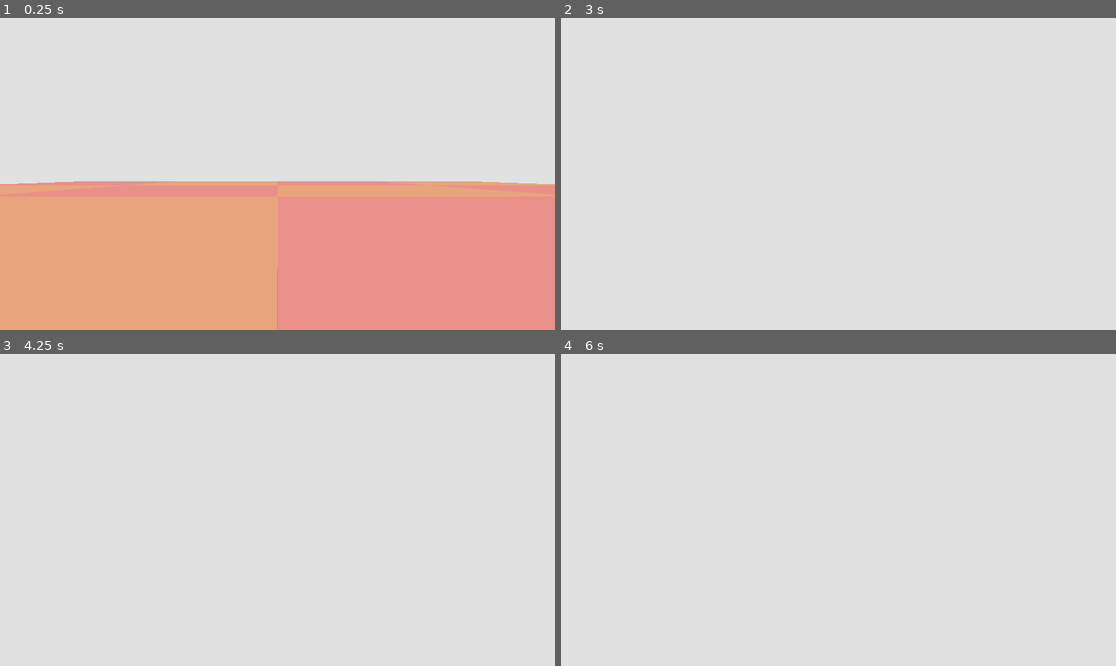
Above: before the commit, frames 1-4 (two rows, left to right).
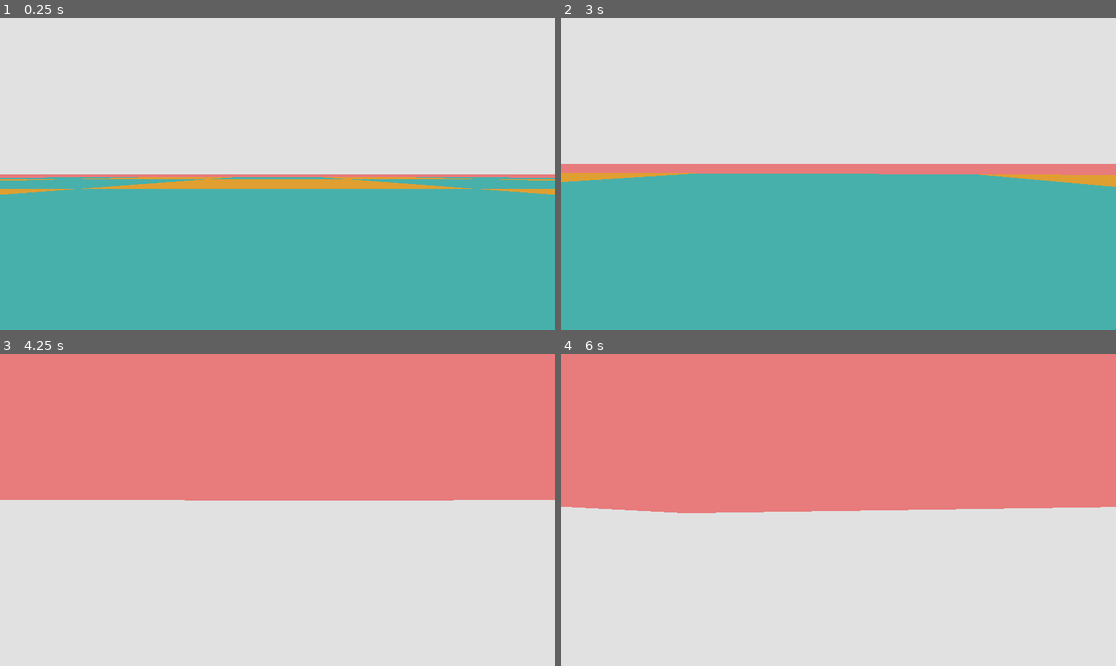
Above: after the commit, the same moments.

Repository: DawoodBhatti/shader-library
Game: Godot game, scene res://test_level/test_level.tscn
Two runs of this game, one before a commit and one after it. Both use one fixed random seed, a clock stepped at 60 frames per second and the inputs below.
Inputs (mouse positions are in pixels of both pictures, inside the frame that each line leads up to):
- Up to frame 1 (0.25 s): no input
- Up to frame 2 (3 s): tap Enter at 0.5 s; move the mouse to (866, 174) at 0.52 s; hold Shift (shift) 0.53-1.28 s; hold W (move_forward) from 0.53 s (still down); tap Space (jump) at 0.77, 1.52 s; move the mouse to (810, 174) at 1.27 s; tap Shift (shift) at 1.35, 2.85 s; move the mouse to (849, 167) at 2.02 s; hold Shift (shift) 2.03-2.78 s; move the mouse to (832, 180) at 2.77 s
- Up to frame 3 (4.25 s): keep holding W (move_forward); tap Space (jump) at 3.02, 3.77 s; move the mouse to (316, 513) at 3.52 s; hold Shift (shift) from 3.53 s (still down)
- Up to frame 4 (6 s): move the mouse to (794, 506) at 4.27 s; release Shift (shift) at 4.28 s; tap Shift (shift) at 4.35, 5.85 s; tap Space (jump) at 4.52, 5 s; move the mouse to (844, 510) at 5.02 s; hold Shift (shift) 5.03-5.78 s; move the mouse to (816, 503) at 5.77 s; release W (move_forward) at 5.78 s; hold D (move_right) from 5.78 s (still down)

The runs differ from the first frame. In frame 1, 50% of the frame differs, in the area x 0-100%, y 50-100%; in frame 2, 53%, in the area x 0-100%, y 46-100%; in frame 3, 47%; in frame 4, 50%.

Commit message:
floor shader tweaks

Diff:
--- a/test_level/debug.gd
+++ b/test_level/debug.gd
@@ -12,3 +12,36 @@
 	# Recurse into children
 	for child in node.get_children():
 		print_all_nodes(child)
+
+
+
+#spawns a single debug sphere and returns the SphereMesh instance
+func spawn_debug_sphere(
+		position: Vector3 = Vector3.ZERO,
+		radius: float = 0.1,
+		color: Color = Color(1, 0, 0, 1)
+	) -> SphereMesh:
+
+	var sphere_m3d := MeshInstance3D.new()
+	var mesh := SphereMesh.new()
+
+	mesh.radius = radius
+	mesh.height = radius * 2.0
+	mesh.radial_segments = 32
+	mesh.rings = 16
+
+	sphere_m3d.mesh = mesh
+
+	# Simple unshaded material
+	var mat := StandardMaterial3D.new()
+	mat.albedo_color = color
+	mat.shading_mode = BaseMaterial3D.SHADING_MODE_UNSHADED
+	sphere_m3d.set_surface_override_material(0, mat)
+
+	# Add to the scene FIRST
+	add_child(sphere_m3d)
+
+	# Now it's safe to set global transform
+	sphere_m3d.global_transform = Transform3D(Basis(), position)
+
+	return mesh
--- a/test_level/floor/floor.gd
+++ b/test_level/floor/floor.gd
@@ -4,37 +4,72 @@
 @onready var static_body: StaticBody3D = $StaticBody3D
 @onready var collision_shape: CollisionShape3D = $StaticBody3D/CollisionShape3D
 
-#horizontal dimensions
-@export var floor_width: float = 40.0
-@export var floor_depth: float = 40.0
+#dimensions of floor plane
+@export var visible_floor_length: int = 1000
+
+#horizontal dimensions of floor collision shape
+@export var solid_floor_length: int = 100
+
+@export var num_squares: int = 5
 
 #vertical dimensions
-@export var floor_height: float = 0.0
+@export var floor_height: int = 0
 
 # Load the material relative to this folder
 # Preload only works if the target file is visible at compile time
-# Load exectues at runtime so the target file should always be visible
+# Load exectues at runtime so the target file will always be available
 @onready var pattern_material: ShaderMaterial = load("res://test_level/floor/materials/pattern_chessboard.tres")
+
 
 func _ready() -> void:
 	_setup_mesh()
-	_setup_collision()
+	_setup_collision_shape()
+	_setup_shader()
+
+
+func _setup_shader():
+
+	pattern_material.set_shader_parameter("visible_floor_length", visible_floor_length)
+	pattern_material.set_shader_parameter("solid_floor_length", solid_floor_length)
+	pattern_material.set_shader_parameter("squares", num_squares)
+
+
+	#ensure the value we pass here to the shader is an integer
+	assert((solid_floor_length % num_squares) == 0, "solid_floor_length must divide evenly by num_squares")
+
+	pattern_material.set_shader_parameter("square_length", solid_floor_length / num_squares)
+
+	print()
+	print("visible_floor_length: ", visible_floor_length)
+	print("solid_floor_length: ", solid_floor_length)
+	print("square_length: ", solid_floor_length / num_squares)
+	print("squares: ", num_squares)
+	print("color_1: ", pattern_material.get_shader_parameter("color_1"))
+	print("color_2: ", pattern_material.get_shader_parameter("color_2"))
+	print()
 
 
 func _setup_mesh() -> void:
-	var box := BoxMesh.new()
-	box.size = Vector3(floor_width, floor_height, floor_depth)
-	mesh_instance.mesh = box
+
+	#note that uvs for box mesh are wrapped to each cube's side
+	#but for a plane mesh they perfectly span 0-1 across the area
+
+
+	var plane := PlaneMesh.new()
+	plane.size = Vector2(visible_floor_length, visible_floor_length)
+	mesh_instance.mesh = plane
 	mesh_instance.material_override = pattern_material
 
-	#move center to global 0
-	#mesh_instance.position = -box.size/2
+	print("visible floorplane size: ", plane.size)
 
 
-func _setup_collision() -> void:
+
+func _setup_collision_shape() -> void:
 	var box := BoxShape3D.new()
-	box.size = Vector3(floor_width, floor_height, floor_depth)
+	box.size = Vector3(solid_floor_length, floor_height, solid_floor_length)
 	collision_shape.shape = box
+
+	print("collision shape size: ", box.size)
 
 	static_body.collision_layer = 1
 	static_body.collision_mask = 1
--- a/test_level/floor/materials/pattern_chessboard.tres
+++ b/test_level/floor/materials/pattern_chessboard.tres
@@ -5,6 +5,9 @@
 [resource]
 render_priority = 0
 shader = ExtResource("1_f04md")
-shader_parameter/color_white = Color(1, 0.74509805, 0.12941177, 0.39215687)
-shader_parameter/color_grey = Color(1, 0.20392157, 0.52156866, 0.39215687)
-shader_parameter/squares = 12.0
+shader_parameter/color_1 = Color(0.9372549, 0.6666667, 0.20784314, 1)
+shader_parameter/color_2 = Color(0.23921569, 0.7176471, 0.6862745, 0.90588236)
+shader_parameter/solid_width = 0
+shader_parameter/solid_depth = 0
+shader_parameter/squares = 0
+shader_parameter/square_length = 0.0
--- a/test_level/floor/shaders/chessboard.gdshader
+++ b/test_level/floor/shaders/chessboard.gdshader
@@ -1,24 +1,69 @@
 shader_type spatial;
 render_mode blend_mix, cull_disabled, depth_draw_opaque;
 
-uniform vec4 color_white : source_color;
-uniform vec4 color_grey : source_color;
-uniform float squares;
+uniform vec4 color_1 : source_color;
+uniform vec4 color_2 : source_color;
+
+//area of solid colour indicating collision shape
+uniform int solid_floor_length;
+
+//area of grid lines
+uniform int visible_floor_length;
+
+//total number of squares appearing on shape are: squares * squares
+uniform int squares;
+
+//enforce integer sizing from gdscript as can't draw non integer pixels
+uniform float square_length;
 
 void fragment() {
-    vec2 scaled = UV * squares;
 
-    int xi = int(floor(scaled.x));
-    int yi = int(floor(scaled.y));
-    int sum = xi + yi;
 
-    bool is_white = (sum % 2) == 0;
+    //UV coordinates represent the normalised 0-1 coordinates
+    // so we need to multiply by the shape length
+    vec2 scaled = UV * float(visible_floor_length);
+    float half_length = float(solid_floor_length)/2.0;
 
-    vec4 col = color_grey;
-    if (is_white) {
-        col = color_white;
+    //bounds of collision floor plane
+    float x_lower = 0.5 * float(visible_floor_length) - half_length;
+    float x_upper = 0.5 * float(visible_floor_length) + half_length;
+    float y_lower = x_lower;
+    float y_upper = x_upper;
+
+    vec4 colour;
+
+    //paint collision floor plane
+    if ((scaled.x) > x_lower && (scaled.x) < x_upper &&
+        (scaled.y) > y_lower && (scaled.y) < y_upper){
+
+        int nx = int((ceil((scaled.x-x_lower)/square_length)));
+        int ny = int((ceil((scaled.y-y_lower)/square_length)));
+
+        //set colour even squares (turqoise)
+        colour = color_2;
+
+        //set colour odd squares (mustard)
+        //it turns out that to get the checkerboard pattern we need find the sum of the row+col integer and choose either odd or even!
+        if ((nx+ny) % 2 == 1){
+            colour = color_1;
+        }
+
+       //col = vec4(0.1, 0.1, 1.0, 0.5);
+
+
+    //non collidable floor plane
+    }else{
+
+        colour = vec4(1.0, 0.1, 0.1, 0.5);
+
     }
 
-    ALBEDO = col.rgb;
-    ALPHA = col.a;
+    ALBEDO = colour.rgb;
+    ALPHA = colour.a;
+
 }
+
+// void fragment() {
+//     ALBEDO = vec3(UV.x, UV.y, 0.0);
+//     ALPHA = 1.0;
+// }
--- a/test_level/test_level.gd
+++ b/test_level/test_level.gd
@@ -13,6 +13,9 @@
 	debug.print_all_nodes(get_tree().root)
 	print()
 
+	#debug sphere at global origin
+	debug.spawn_debug_sphere(Vector3(0,0,0), 1.0)
+
 
 func _setup_window():
 	var mode := DisplayServer.window_get_mode()
@@ -22,7 +25,7 @@
 		print("'Windowed' mode detected.")
 		print("Change default mode to 'Maximized' in Project Settings.")
 
-
+#automatically setup movement so we don't have to define in project settings each time
 func _setup_input_actions():
 	print("Setting up input actions...")
 
@@ -59,7 +62,7 @@
 
 func _input(event):
 
-	#debug switch
+	#debug switch to see if control inputs are working
 	if true:
 		return
 
Not shown, removed: main.tscn2548594645.tmp
Not shown, removed: main.tscn3341973794.tmp
Not shown, removed: main.tscn6227161334.tmp
Not shown, removed: test_level/floor/floor.tscn2550662574.tmp
